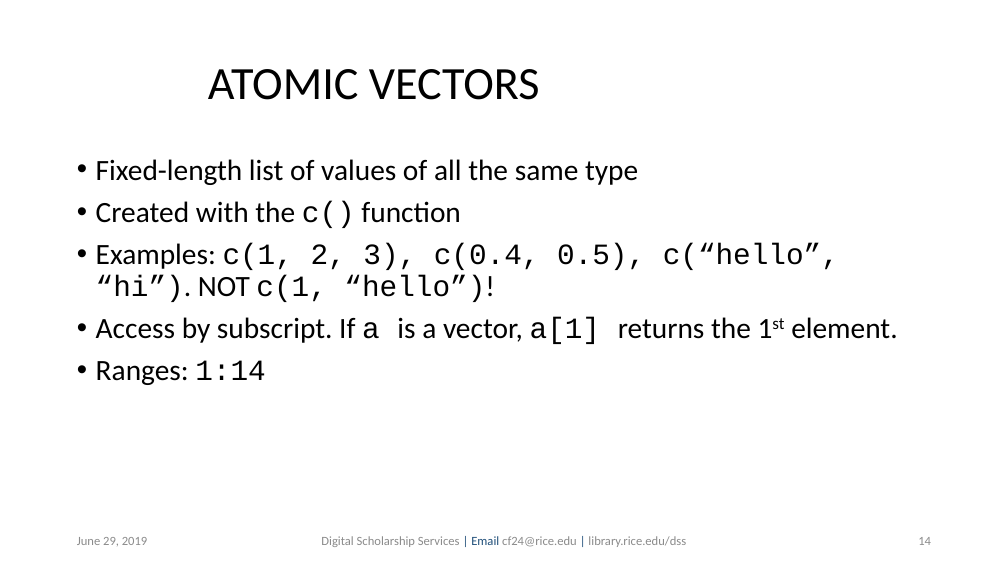
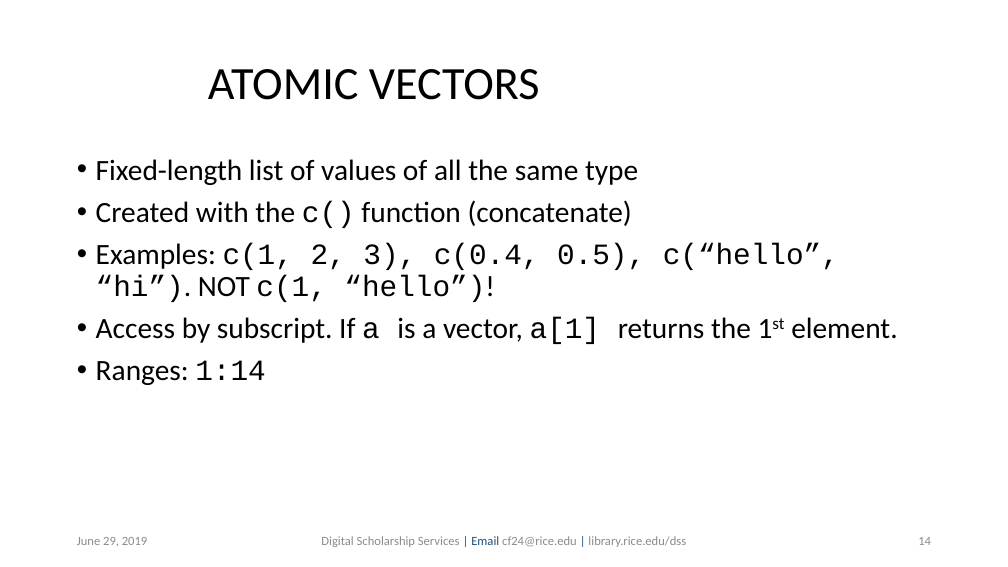
Before and after one commit to bakitybacon/rice-data-and-donuts, a slide deck: slide 14 of introR/Introduction to R.pptx. Drawn at 1008x567 pixels with LibreOffice and Linux fonts; fonts in the diff are those of the drawing; background and template pictures are left out. Boxes give left, top, right and bottom in pixels: in the first picture for what was removed or moved away, otherwise in the second. Text is boxed around its words. In the diff, an @@ line names an element or a change of style, - is before the commit and + after.

```diff
--- a/introR/Introduction to R.pptx
+++ b/introR/Introduction to R.pptx
@@ text at [96,200,632,228]: text changed @@
-• Created with the c() function
+• Created with the c() function (concatenate)
```
Also in this commit, not shown: 16 other slides changed, 1 other file.
